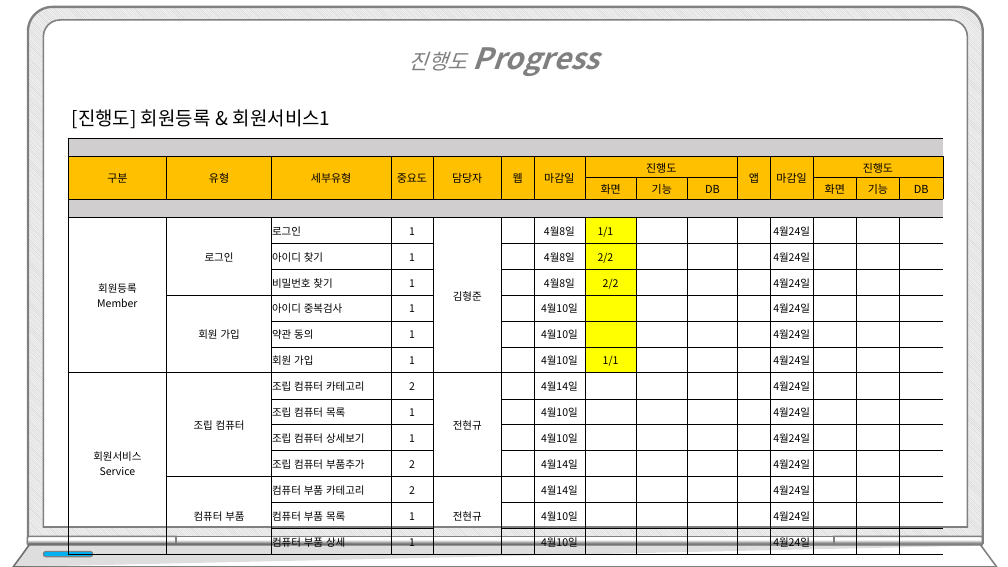
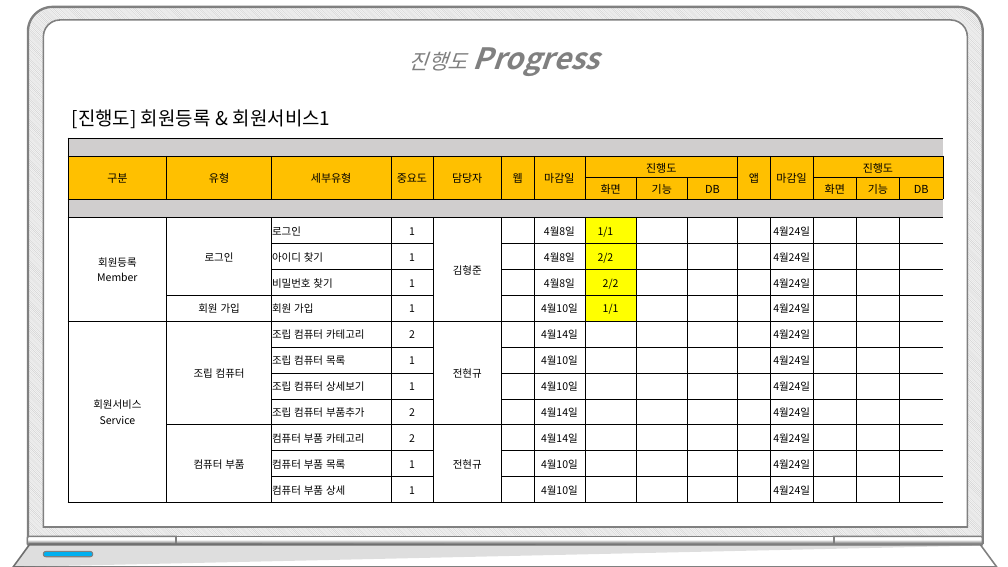
Before and after one commit to hhsw07/ezen-academy-projects, a slide deck: slide 7 of WebContent/발표/3차/프로젝트5_3차.pptx. Drawn at 1008x567 pixels with LibreOffice and Linux fonts; fonts in the diff are those of the drawing. Boxes give left, top, right and bottom in pixels: in the first picture for what was removed or moved away, otherwise in the second. Text is boxed around its words. In the diff, an @@ line names an element or a change of style, - is before the commit and + after.

```diff
--- a/WebContent/발표/3차/프로젝트5_3차.pptx
+++ b/WebContent/발표/3차/프로젝트5_3차.pptx
@@ table at bbox=[68, 138, 944, 499] @@
-row 8:  | 회원 가입 | 아이디 중복검사 | 1 |  |  | 4월10일 |  |  |  |  | 4월24일 |  |  | 
-row 9:  |  | 약관 동의 | 1 |  |  | 4월10일 |  |  |  |  | 4월24일 |  |  | 
-row 10:  |  | 회원 가입 | 1 |  |  | 4월10일 | 1/1 |  |  |  | 4월24일 |  |  | 
+row 8:  | 회원 가입 | 회원 가입 | 1 |  |  | 4월10일 | 1/1 |  |  |  | 4월24일 |  |  | 
```
Also in this commit, not shown: 2 other slides changed.
